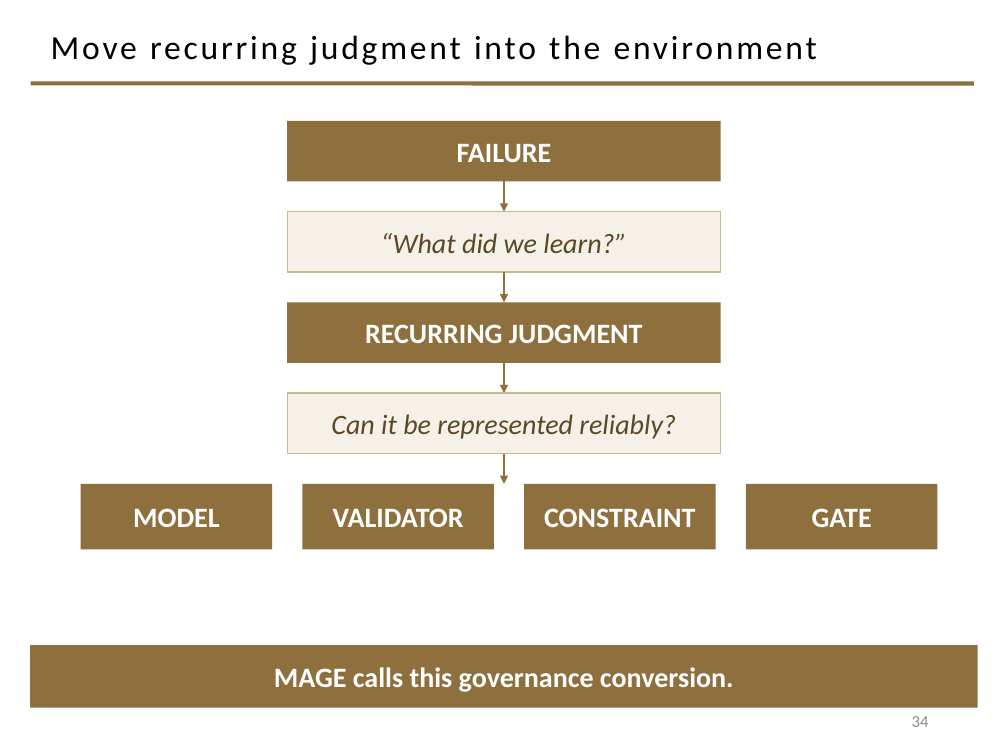
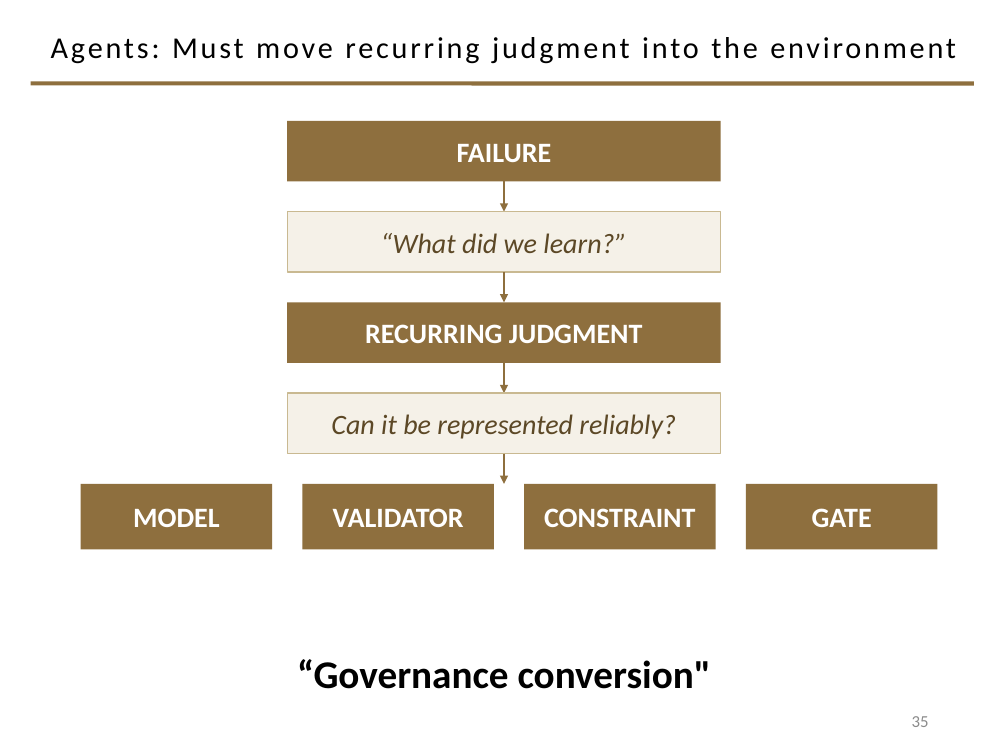
Before and after one commit to davisjam/model-based-agentic-software-engineering, a slide deck: slide 35 of course/lectures/act-2-delegation-and-control/04-failure-aware-engineering/2-4-Failure-Aware-Engineering.pptx (slide 34 before the commit). Drawn at 1008x756 pixels with LibreOffice and Linux fonts; fonts in the diff are those of the drawing; background and template pictures are left out. Boxes give left, top, right and bottom in pixels: in the first picture for what was removed or moved away, otherwise in the second. Text is boxed around its words. In the diff, an @@ line names an element or a change of style, - is before the commit and + after.

```diff
--- a/course/lectures/act-2-delegation-and-control/04-failure-aware-engineering/2-4-Failure-Aware-Engineering.pptx
+++ b/course/lectures/act-2-delegation-and-control/04-failure-aware-engineering/2-4-Failure-Aware-Engineering.pptx
@@ title at bbox=[51, 37, 956, 64]: text changed; size 24 to 21.6 pt @@
-Move recurring judgment into the environment
+Agents: Must move recurring judgment into the environment
@@ text "“Governance conversion"": place and size @@
-text "“Governance conversion"" at bbox=[30, 645, 978, 708]
+text "“Governance conversion"" at bbox=[297, 659, 711, 689]
@@ text "“Governance conversion"" at bbox=[297, 659, 711, 689]: fill #8E6F3E to none @@
@@ text at bbox=[297, 659, 711, 689]: text changed; size 20 to 28 pt; text colour #FFFFFF to #000000 @@
-MAGE calls this governance conversion.
+“Governance conversion"
@@ page number at bbox=[912, 716, 929, 727]: text changed @@
-34
+35
```
Also in this commit, not shown: 36 other slides changed, 1 slide added.
